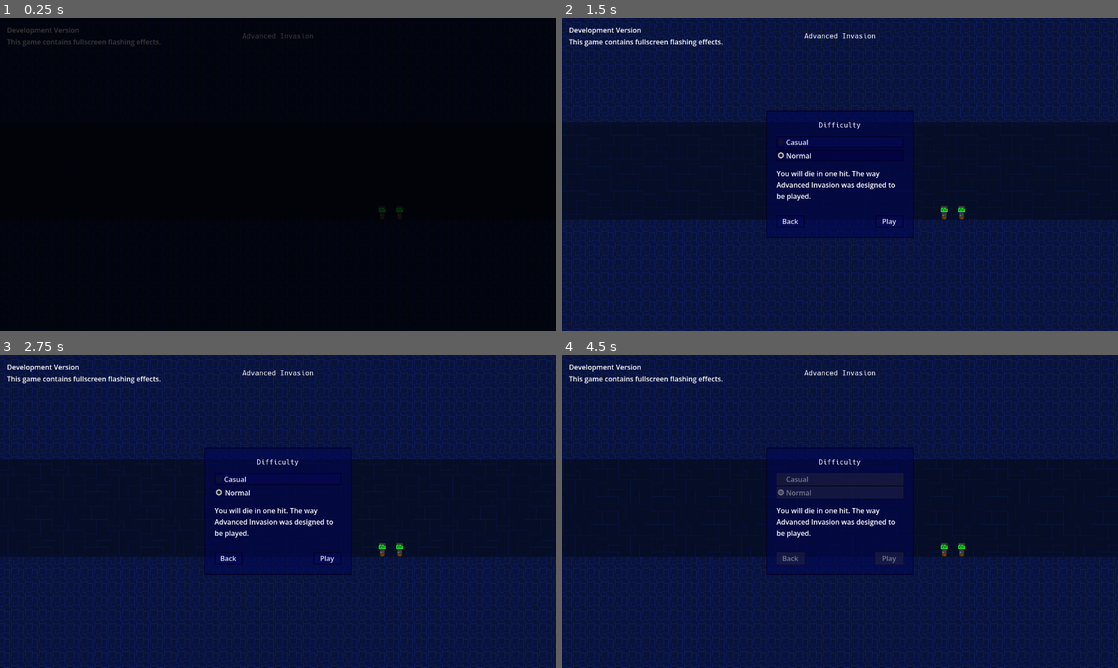
Above: before the commit, frames 1-4 (two rows, left to right).
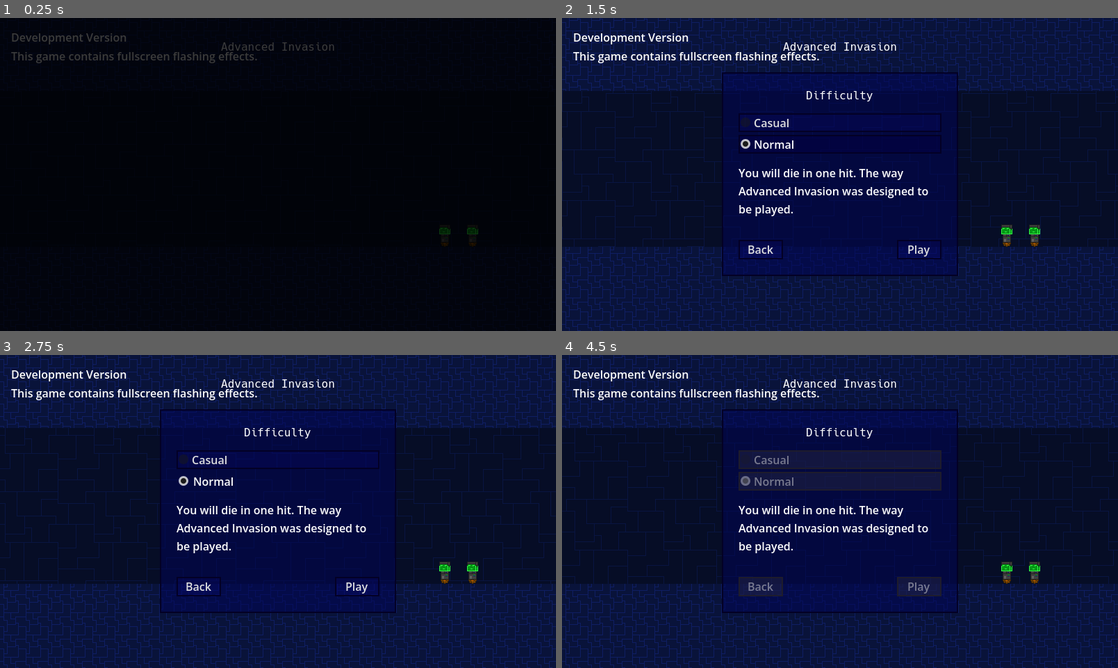
Above: after the commit, the same moments.

Repository: SpeedyVelcro/advanced-invasion
Game: Godot game, scene res://Main.tscn
The game is run twice, just before and just after one commit, with the same random seed, the same clock (stepped at 60 frames per second) and the same inputs. Sound files missing from this copy of the repository are replaced by a short silence.
Inputs (mouse positions are in pixels of both pictures, inside the frame that each line leads up to):
- Up to frame 1 (0.25 s): no input
- Up to frame 2 (1.5 s): tap Enter (ui_accept) at 0.5 s; move the mouse to (962, 158) at 0.52 s; hold D (move_right) 0.53-1.25 s; tap Space (attack) at 0.6 s; click (962, 158) at 0.67 s; tap W (jump) at 0.77 s; click "New Game" at 1.25 s
- Up to frame 3 (2.75 s): click "Normal" at 2 s
- Up to frame 4 (4.5 s): click "Normal" at 2.75 s; click "Play" at 3.5 s; drag from (728, 527) to (812, 574) at 4.27 s

The runs differ from the first frame. In frame 1, 1.2% of the frame differs, in the area x 1-86%, y 3-73%; in frame 2, 25%; in frame 3, 25%; in frame 4, 25%, in the area x 0-100%, y 0-100%.
Error in both runs: Invalid call. Nonexistent function 'remove' in base 'Array'. (res://GUI/Options/Video/DisplaySettings.gd:49)

Commit message:
Implement migration

Diff:
--- a/AutoLoad/OptionsManager/OptionsManager.tscn
+++ b/AutoLoad/OptionsManager/OptionsManager.tscn
@@ -1,7 +1,8 @@
-[gd_scene load_steps=2 format=2]
+[gd_scene format=3 uid="uid://bqq1id2rnqf5w"]
 
-[ext_resource path="res://AutoLoad/OptionsManager/OptionsManager.gd" type="Script" id=1]
+[ext_resource type="Script" uid="uid://cesh2wrkmmf8w" path="res://AutoLoad/OptionsManager/OptionsManager.gd" id="1"]
 
-[node name="OptionsManager" type="Node"]
-script = ExtResource( 1 )
+[node name="OptionsManager" type="Node" unique_id=918008951]
+script = ExtResource("1")
+
 [connection signal="tree_exiting" from="." to="." method="_on_OptionsManager_tree_exiting"]
--- a/Main.gd
+++ b/Main.gd
@@ -3,4 +3,8 @@
 var first_scene_path = "res://GUI/MainMenu/MainMenu.tscn"
 
 func _ready():
+	Migrator.migrate_all()
+
+	OptionsLifecycle.start_up()
+
 	SceneTransition.fade(first_scene_path, 0.0, 1.0)
--- /dev/null
+++ b/Utility/Migrator.gd
@@ -0,0 +1,192 @@
+class_name Migrator
+extends Node
+## Static class for running save file migrations
+##
+## Runs migrations between different versions of the game for all saved data,
+## maintaining backwards compatibility. To be called immediately in main.gd,
+## before any save data gets used.
+
+
+## Runs all migrations in order.
+static func migrate_all() -> void:
+	# Options migrations
+	migrate_options_to_sv_options()
+
+
+static func migrate_options_to_sv_options() -> void:
+	const OLD_FILENAME := "user://options.json"
+	const NEW_FILENAME := "user://user-settings.json"
+
+	if FileAccess.file_exists(NEW_FILENAME):
+		# Already migrated
+		if FileAccess.file_exists(OLD_FILENAME):
+			DirAccess.remove_absolute(OLD_FILENAME)
+
+		return
+
+	var old_file := FileAccess.open(OLD_FILENAME, FileAccess.READ)
+
+	if not old_file:
+		var file_error := FileAccess.get_open_error()
+
+		if file_error == ERR_FILE_NOT_FOUND:
+			return # Nothing to migrate
+
+		push_error("Cannot migrate options file to SV Options due to file access error %d" % file_error)
+		return
+
+	var text := old_file.get_as_text()
+	old_file.close()
+
+	var json := JSON.new()
+	var json_error := json.parse(text)
+
+	if json_error != OK:
+		push_error("Failed to migrate options file due to JSON parse error %d" % json_error)
+		return
+
+	var data_received = json.data
+
+	if data_received is not Dictionary:
+		push_error("Failed to migrate options file due to parsed JSON not being a dictionary")
+		return
+
+	var mute_master := _get_bool_from_json_dict(data_received, ["audio", "mute_master"], false)
+	var mute_music := _get_bool_from_json_dict(data_received, ["audio", "mute_music"], false)
+	var mute_effects := _get_bool_from_json_dict(data_received, ["audio", "mute_effects"], false)
+	var mute_ui := _get_bool_from_json_dict(data_received, ["audio", "mute_ui"], false)
+
+	# NB: Even though volumes were stored under a "db" key, they were actually linear.
+	var volume_linear_master := _get_float_from_json_dict(data_received, ["audio", "volume_db_master"], 1.0)
+	var volume_linear_music := _get_float_from_json_dict(data_received, ["audio", "volume_db_music"], 1.0)
+	var volume_linear_effects := _get_float_from_json_dict(data_received, ["audio", "volume_db_effects"], 1.0)
+	var volume_linear_ui := _get_float_from_json_dict(data_received, ["audio", "volume_db_ui"], 1.0)
+
+	var fullscreen := _get_bool_from_json_dict(data_received, ["video", "fullscreen"], false)
+	var resolution := Vector2i(
+		_get_int_from_json_dict(data_received, ["video", "resolution_x"], -1),
+		_get_int_from_json_dict(data_received, ["video", "resolution_y"], -1)
+	)
+	resolution = Vector2i(1280, 720) if resolution.x <= 0 or resolution.y <= 0 else resolution
+	var vsync_enabled := _get_bool_from_json_dict(data_received, ["video", "vsync"], false)
+
+	var new_dict: Dictionary = { # TODO: complete
+		"audio": {
+			"Master": {
+				"level": volume_linear_master,
+				"mute": mute_master
+			},
+			"Music": {
+				"level": volume_linear_music,
+				"mute": mute_music
+			},
+			"Effects": {
+				"level": volume_linear_effects,
+				"mute": mute_effects
+			},
+			"UI": {
+				"level": volume_linear_ui,
+				"mute": mute_ui
+			}
+		},
+		"display": {
+			"resolution": {
+				"x": resolution.x,
+				"y": resolution.y
+			},
+			"vsync": DisplayServer.VSyncMode.VSYNC_ENABLED if vsync_enabled else DisplayServer.VSyncMode.VSYNC_DISABLED,
+			"window_mode": DisplayServer.WindowMode.WINDOW_MODE_FULLSCREEN if fullscreen else DisplayServer.WindowMode.WINDOW_MODE_WINDOWED
+		}
+	}
+
+	var json_string = JSON.stringify(new_dict, "\t")
+
+	var new_file := FileAccess.open(NEW_FILENAME, FileAccess.WRITE)
+
+	if not new_file:
+		push_error("Failed to save migrated options due to error %d" % FileAccess.get_open_error())
+
+	new_file.store_string(json_string)
+	new_file.close()
+
+	DirAccess.remove_absolute(OLD_FILENAME)
+
+
+static func _get_bool_from_json_dict(dict: Dictionary, path_keys: Array[String], default := false) -> bool:
+	var value = _get_variant_from_json_dict(dict, path_keys)
+
+	if value is not bool:
+		var path := _convert_keys_to_path(path_keys)
+		push_error("Could not get value at path \"%s\" from JSON dictionary. If no other errors are displayed, it may be the wrong type." % path)
+		return default
+
+	return value
+
+
+static func _get_int_from_json_dict(dict: Dictionary, path_keys: Array[String], default: int = 0) -> int:
+	var value = _get_variant_from_json_dict(dict, path_keys)
+
+	if (value is not int) and (value is not float):
+		var path := _convert_keys_to_path(path_keys)
+		push_error("Could not get value at path \"%s\" from JSON dictionary. If no other errors are displayed, it may be the wrong type." % path)
+		return default
+
+	return value if value is int else int(value)
+
+
+static func _get_float_from_json_dict(dict: Dictionary, path_keys: Array[String], default: float = 0.0) -> float:
+	var value = _get_variant_from_json_dict(dict, path_keys)
+
+	if (value is not float) and (value is not int):
+		var path := _convert_keys_to_path(path_keys)
+		push_error("Could not get value at path \"%s\" from JSON dictionary. If no other errors are displayed, it may be the wrong type." % path)
+		return default
+
+	return value if value is float else float(value)
+
+
+static func _get_string_from_json_dict(dict: Dictionary, path_keys: Array[String], default := "") -> String:
+	var value = _get_variant_from_json_dict(dict, path_keys)
+
+	# Support several conversions
+	if (value is not String) and (value is not int) and (value is not float) and (value is not bool):
+		var path := _convert_keys_to_path(path_keys)
+		push_error("Could not get value at path \"%s\" from JSON dictionary. If no other errors are displayed, it may be the wrong type." % path)
+		return default
+
+	return value if value is String else str(value)
+
+
+
+static func _get_variant_from_json_dict(dict: Dictionary, path_keys: Array[String]) -> Variant:
+	var tail = func(arr: Array[String]) -> Array[String]: return \
+			arr.slice(1, arr.size()) \
+					if arr.size() > 1 \
+					else []
+	var head = func(arr: Array[String]) -> String: return arr[0]
+
+	if path_keys.size() == 0:
+		return dict
+
+	var key = head.callv([path_keys])
+	if not dict.has(key):
+		push_error("Key \"%s\" missing from JSON dictionary" % key)
+		return null
+
+	if path_keys.size() == 1:
+		return dict[key]
+
+	var value = dict[key]
+	if value is not Dictionary:
+		push_error("Value at key \"%s\" is not a dictionary, so cannot traverse JSON dictionary further." % key)
+		return null
+
+	return _get_variant_from_json_dict(value, tail.callv([path_keys]))
+
+
+static func _convert_keys_to_path(keys: Array[String]) -> String:
+	return keys.reduce(
+			func(accum: String, el: String) -> String:
+					return el if accum.is_empty() else accum + "/" + el,
+			""
+			)
Not shown, added: Utility/Migrator.gd.uid
